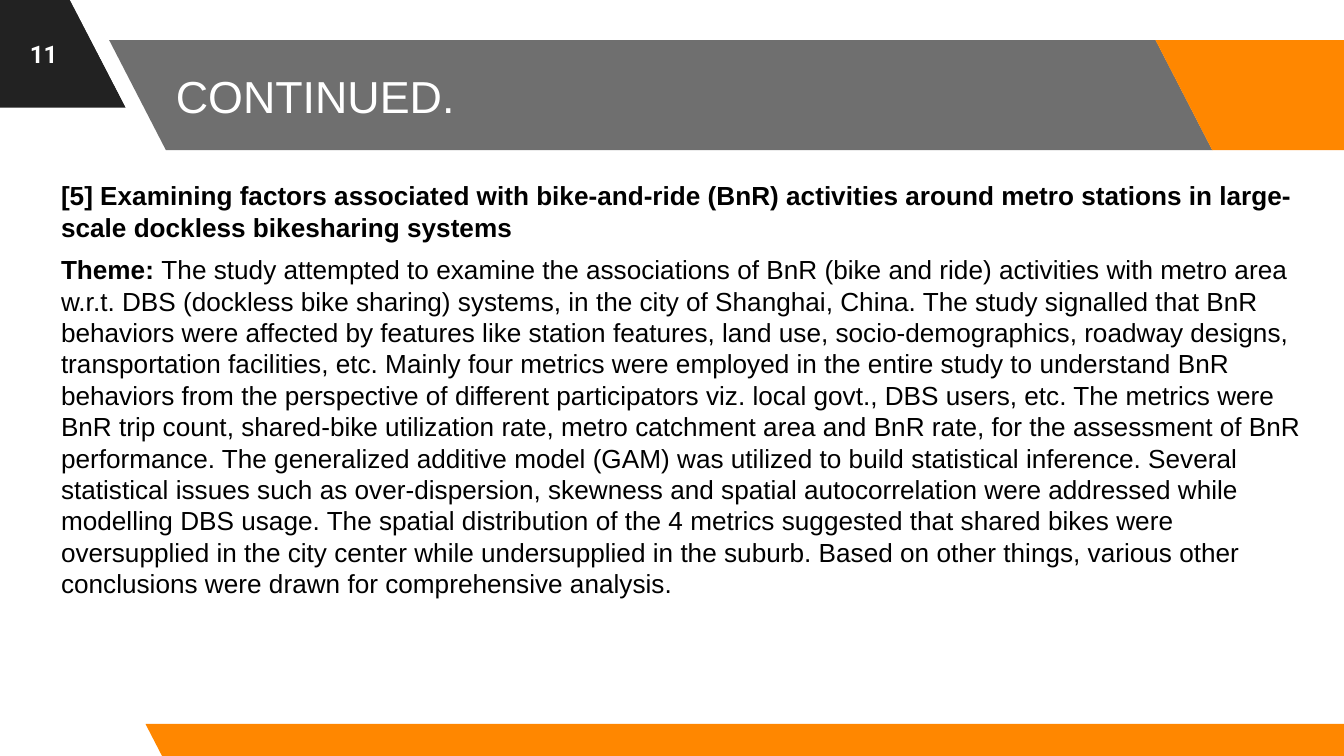
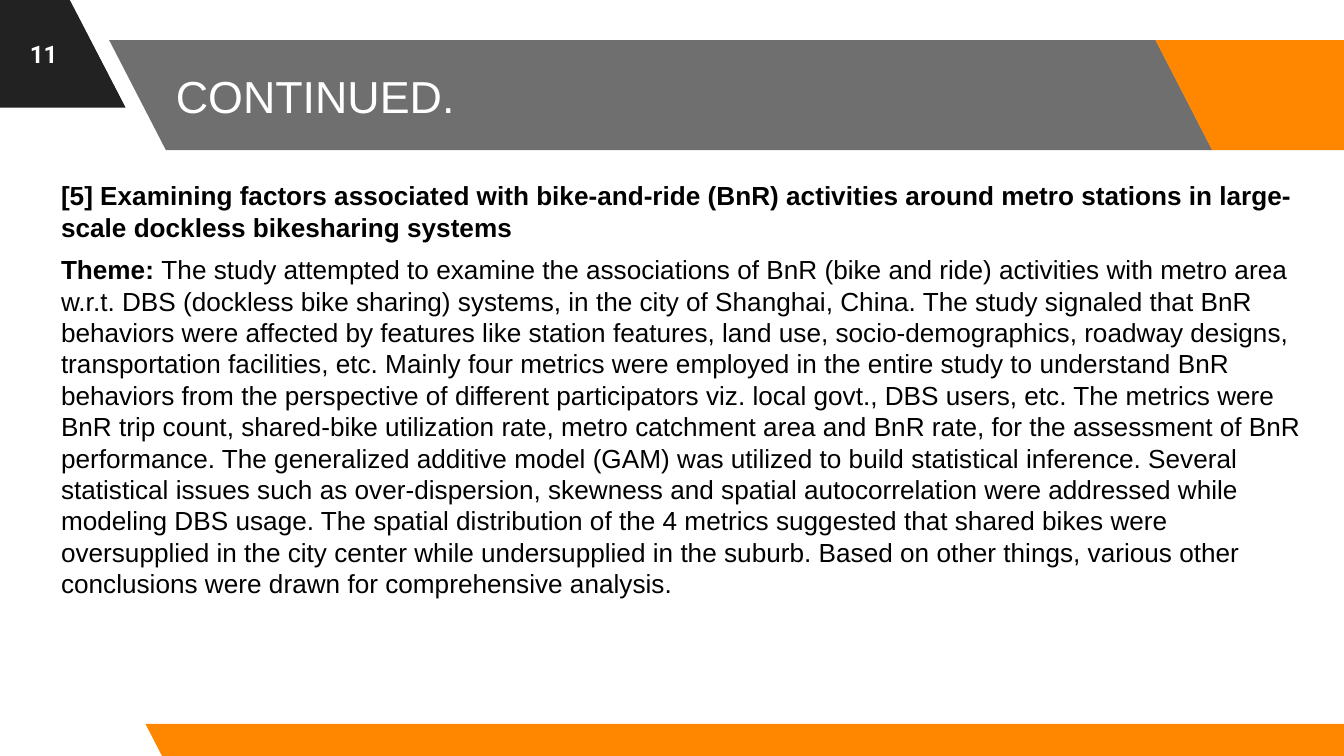
Before and after one commit to astrodestroyergithub/Divvy-Bike-Share, a slide deck: slide 11 of PPTS/19BCE1156_Tamojit_Roy_Capstone_Project_B.Tech_CSE_2019-23_Review-1.pptx. Drawn at 1344x756 pixels with LibreOffice and Linux fonts; fonts in the diff are those of the drawing; background and template pictures are left out. Boxes give left, top, right and bottom in pixels: in the first picture for what was removed or moved away, otherwise in the second. Text is boxed around its words. In the diff, an @@ line names an element or a change of style, - is before the commit and + after.

Commit message:
Spelling mistakes corrected in Review-1 PPT

```diff
--- a/PPTS/19BCE1156_Tamojit_Roy_Capstone_Project_B.Tech_CSE_2019-23_Review-1.pptx
+++ b/PPTS/19BCE1156_Tamojit_Roy_Capstone_Project_B.Tech_CSE_2019-23_Review-1.pptx
@@ text at <box>61,260,1300,599</box>: text changed @@
-Theme: The study attempted to examine the associations of BnR (bike and ride) activities with metro area w.r.t. DBS (dockless bike sharing) systems, in the city of Shanghai, China. The study signalled that BnR behaviors were affected by features like station features, land use, socio-demographics, roadway designs, transportation facilities, etc. Mainly four metrics were employed in the entire study to understand BnR behaviors from the perspective of different participators viz. local govt., DBS users, etc. The metrics were BnR trip count, shared-bike utilization rate, metro catchment area and BnR rate, for the assessment of BnR performance. The generalized additive model (GAM) was utilized to build statistical inference. Several statistical issues such as over-dispersion, skewness and spatial autocorrelation were addressed while modelling DBS usage. The spatial distribution of the 4 metrics suggested that shared bikes were oversupplied in the city center while undersupplied in the suburb. Based on other things, various other conclusions were drawn for comprehensive analysis.
+Theme: The study attempted to examine the associations of BnR (bike and ride) activities with metro area w.r.t. DBS (dockless bike sharing) systems, in the city of Shanghai, China. The study signaled that BnR behaviors were affected by features like station features, land use, socio-demographics, roadway designs, transportation facilities, etc. Mainly four metrics were employed in the entire study to understand BnR behaviors from the perspective of different participators viz. local govt., DBS users, etc. The metrics were BnR trip count, shared-bike utilization rate, metro catchment area and BnR rate, for the assessment of BnR performance. The generalized additive model (GAM) was utilized to build statistical inference. Several statistical issues such as over-dispersion, skewness and spatial autocorrelation were addressed while modeling DBS usage. The spatial distribution of the 4 metrics suggested that shared bikes were oversupplied in the city center while undersupplied in the suburb. Based on other things, various other conclusions were drawn for comprehensive analysis.
```
Also in this commit, not shown: 9 other slides changed.
